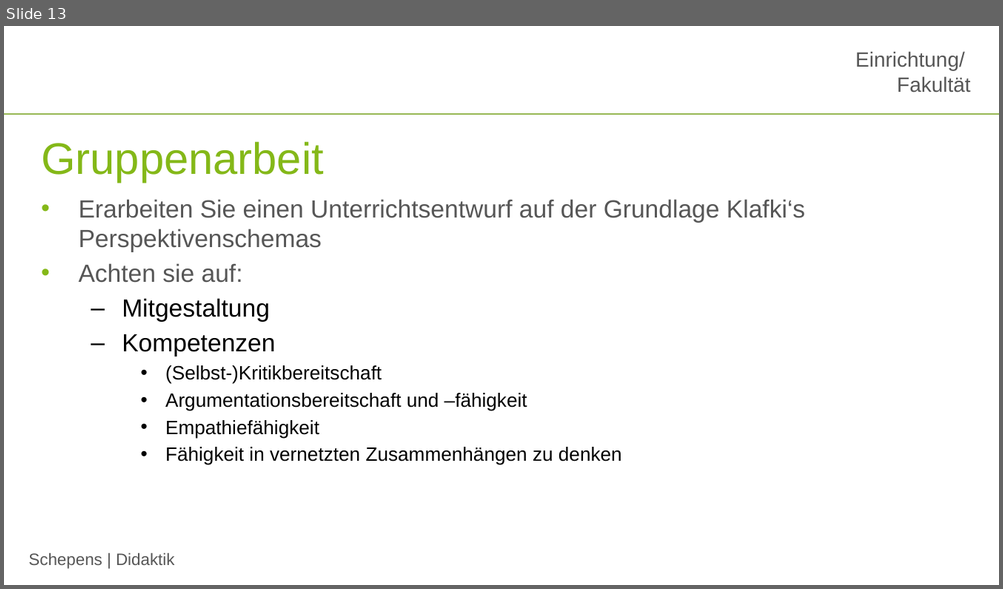
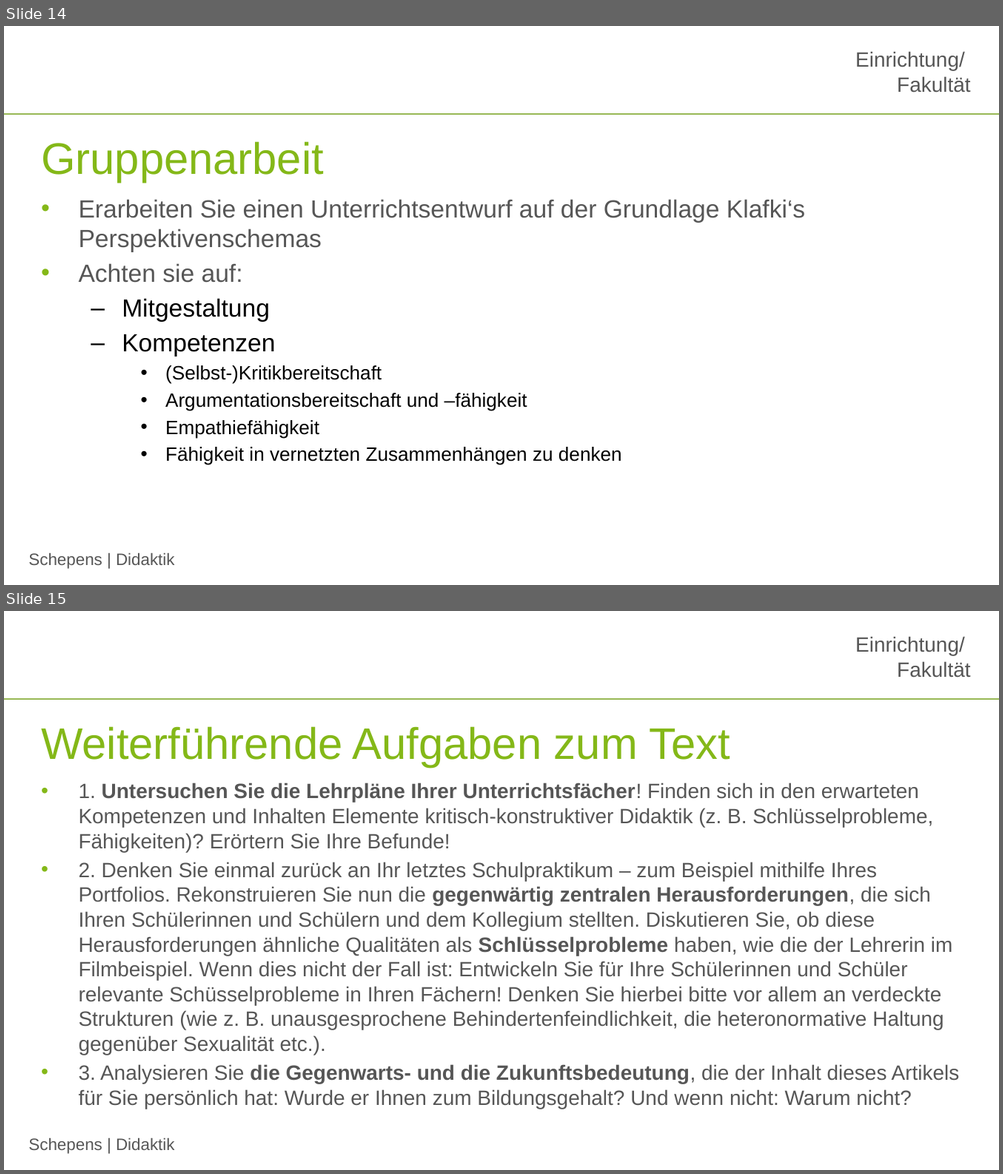
Before and after one commit to jobschepens/didakt21, a slide deck: folien/week7.pptx. Shown one above the other, each under a label of ours: slide 13 before the commit, slides 14 and 15 after it. The pictures are 1003x589 and 1003x1174 pixels, drawn with LibreOffice and Linux fonts; fonts in the diff are those of the drawing; background and template pictures are left out. Boxes give left, top, right and bottom in pixels: in the first picture for what was removed or moved away, otherwise in the second. Text is boxed around its words. In the diff, an @@ line names an element or a change of style, - is before the commit and + after.

```diff
--- a/folien/week7.pptx
+++ b/folien/week7.pptx
@@ slide 15 added at <box>4,611,999,1170</box>, background #FFFFFF; not listed: 3 template elements that a slide beside it also shows @@
@@ title added at <box>41,726,730,768</box>, 32 pt, text #84B818 @@
+Weiterführende Aufgaben zum Text
@@ text added at <box>79,783,959,1109</box>, 15 pt, text #565656 @@
+• 1. Untersuchen Sie die Lehrpläne Ihrer Unterrichtsfächer! Finden sich in den erwarteten Kompetenzen und Inhalten Elemente kritisch-konstruktiver Didaktik (z. B. Schlüsselprobleme, Fähigkeiten)? Erörtern Sie Ihre Befunde!
+• 2. Denken Sie einmal zurück an Ihr letztes Schulpraktikum – zum Beispiel mithilfe Ihres Portfolios. Rekonstruieren Sie nun die gegenwärtig zentralen Herausforderungen, die sich Ihren Schülerinnen und Schülern und dem Kollegium stellten. Diskutieren Sie, ob diese Herausforderungen ähnliche Qualitäten als Schlüsselprobleme haben, wie die der Lehrerin im Filmbeispiel. Wenn dies nicht der Fall ist: Entwickeln Sie für Ihre Schülerinnen und Schüler relevante Schüsselprobleme in Ihren Fächern! Denken Sie hierbei bitte vor allem an verdeckte Strukturen (wie z. B. unausgesprochene Behindertenfeindlichkeit, die heteronormative Haltung gegenüber Sexualität etc.).
+• 3. Analysieren Sie die Gegenwarts- und die Zukunftsbedeutung, die der Inhalt dieses Artikels für Sie persönlich hat: Wurde er Ihnen zum Bildungsgehalt? Und wenn nicht: Warum nicht?
@@ what was slide 13 is now slide 14 @@
```
Also in this commit, not shown: 4 slides changed, 1 other slide added.
